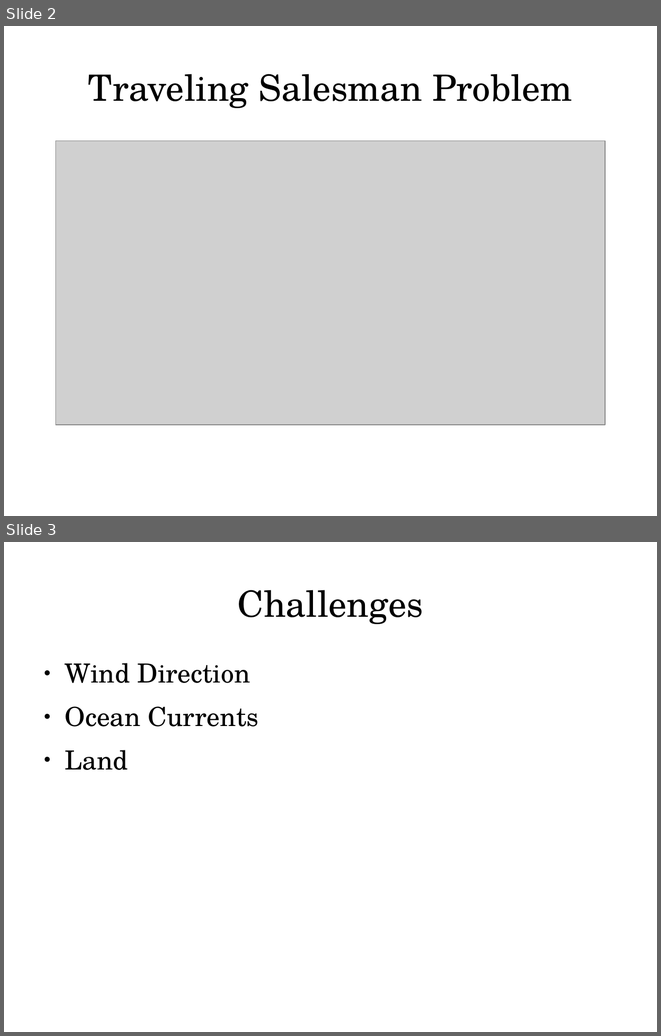
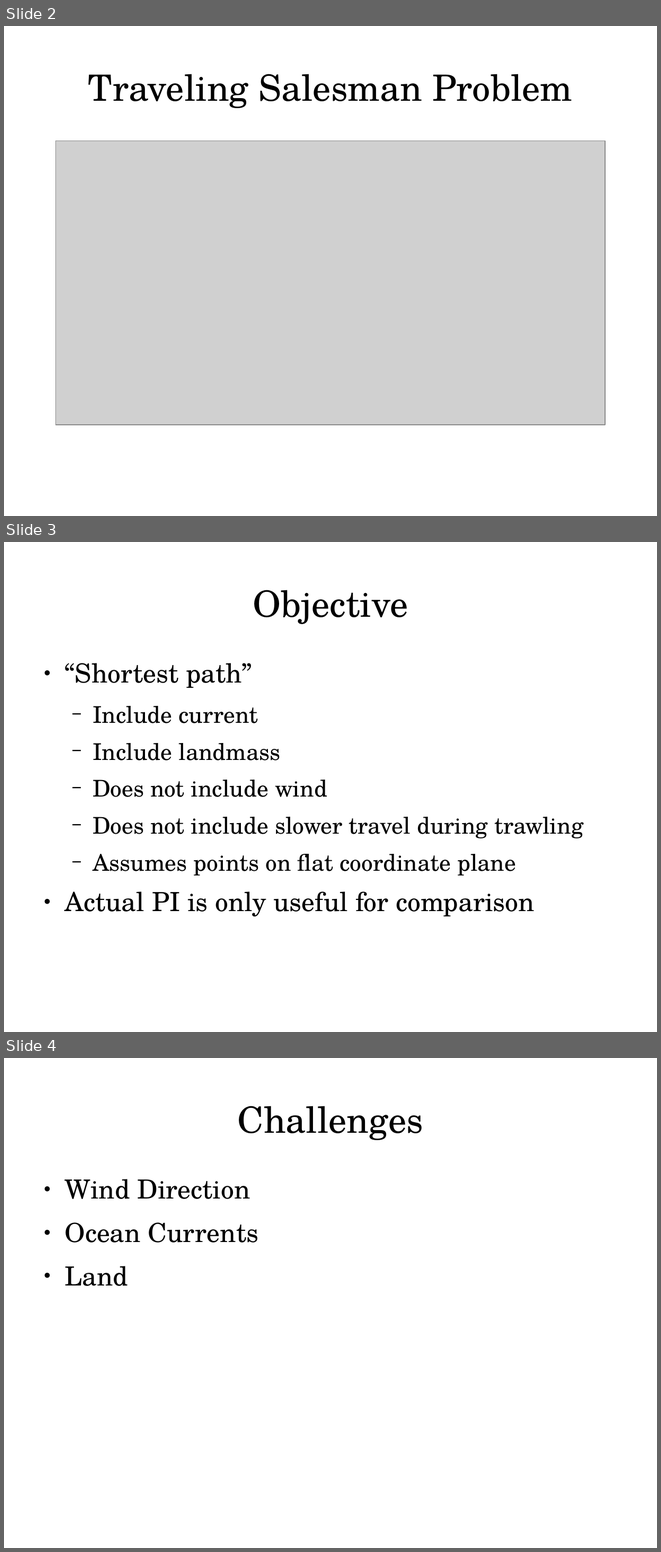
Before and after one commit to LBPeterson/VEL113F_Genetic-Algorithms, a slide deck: Presentation/presentation.odp. Shown one above the other, each under a label of ours: slides 2 and 3 before the commit, slides 2, 3 and 4 after it. The pictures are 661x1036 and 661x1552 pixels, drawn with LibreOffice and Linux fonts; fonts in the diff are those of the drawing; grey boxes stand for pictures. Boxes give left, top, right and bottom in pixels: in the first picture for what was removed or moved away, otherwise in the second. Text is boxed around its words. In the diff, an @@ line names an element or a change of style, - is before the commit and + after.

```diff
--- a/Presentation/presentation.odp
+++ b/Presentation/presentation.odp
@@ slide 3 added at <box>4,542,657,1032</box>, background #FFFFFF @@
@@ title added at <box>253,590,408,624</box>, 44 pt, text #000000 @@
+Objective
@@ text added at <box>64,663,583,917</box>, 28 pt, text #000000 @@
+● “Shortest path”
+  − Include current
+  − Include landmass
+  − Does not include wind
+  − Does not include slower travel during trawling
+  − Assumes points on flat coordinate plane
+● Actual PI is only useful for comparison
@@ what was slide 3 is now slide 4 @@
```
Also in this commit, not shown: 2 other files.
